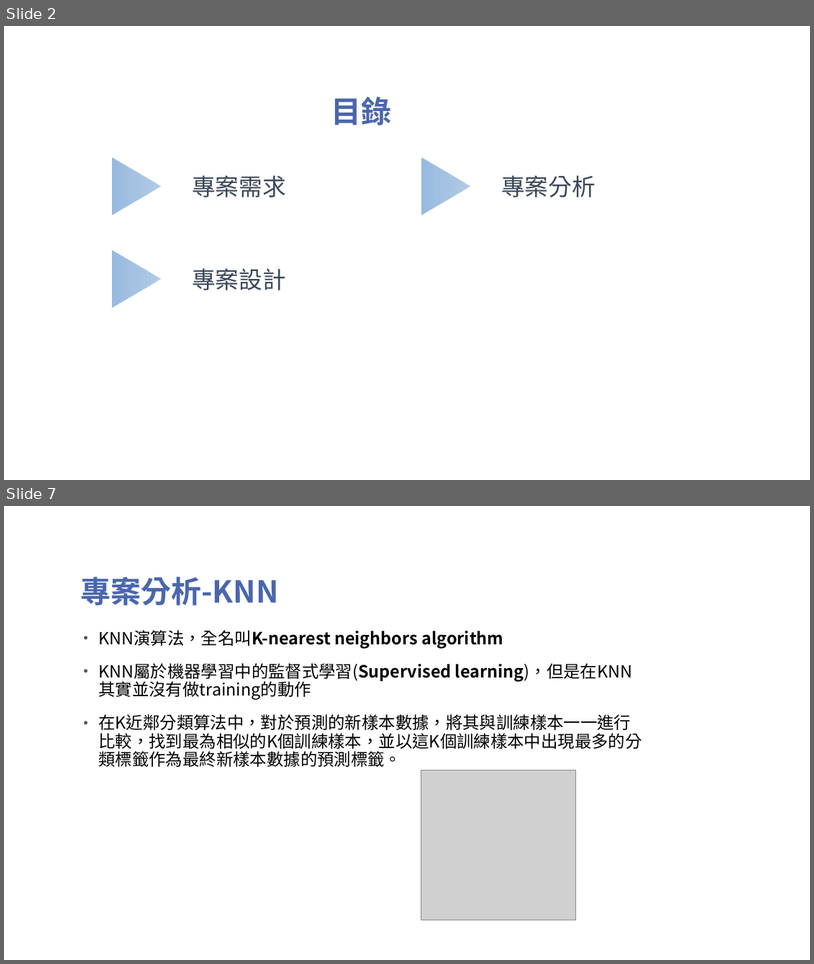
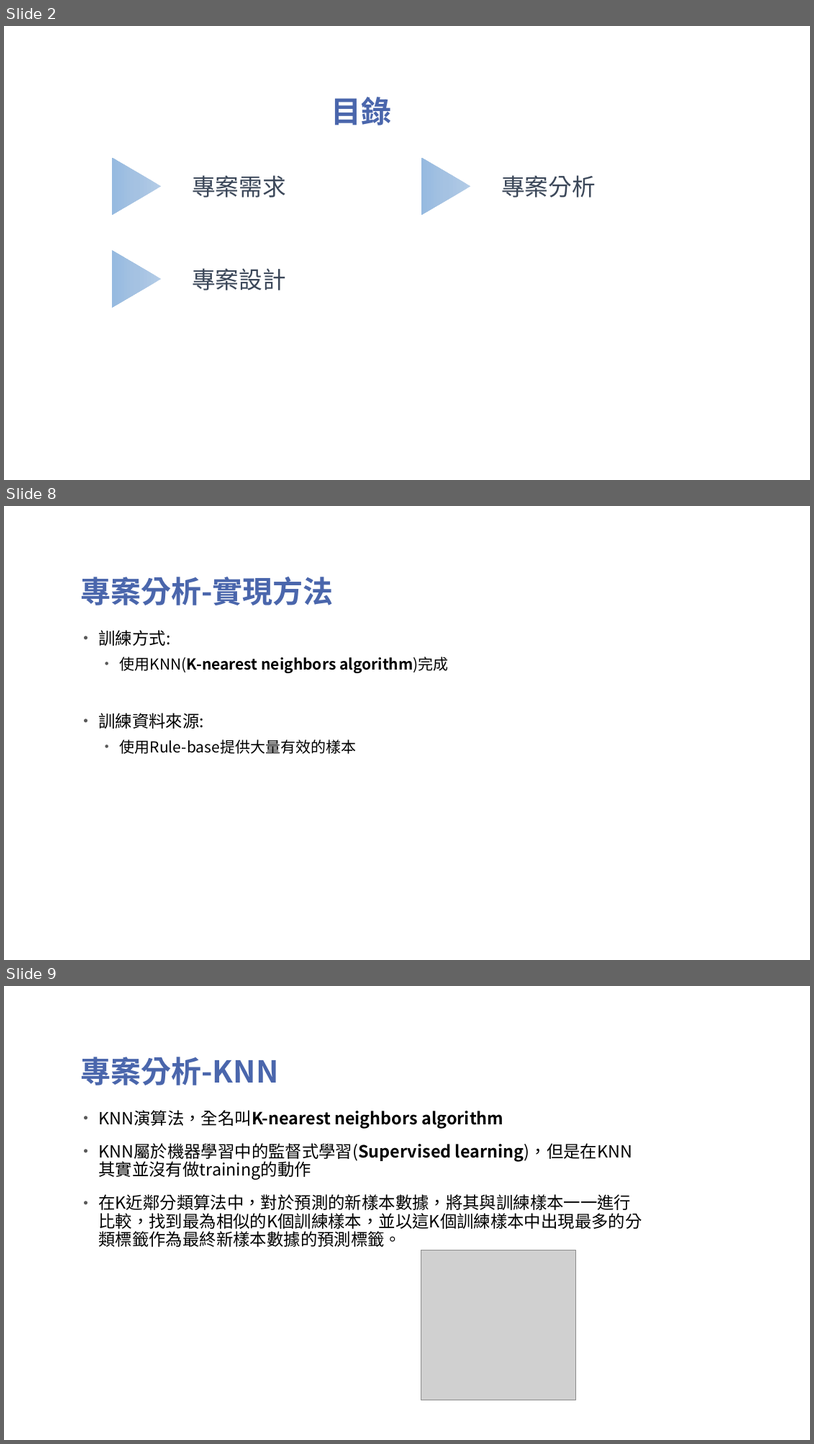
Before and after one commit to TsaiHaoWei/Machine-Learning, a slide deck: Finally project/Pingpong_第六組.pptx. Shown one above the other, each under a label of ours: slides 2 and 7 before the commit, slides 2, 8 and 9 after it; the slides between them are not shown. The pictures are 814x964 and 814x1444 pixels, drawn with LibreOffice and Linux fonts; fonts in the diff are those of the drawing; grey boxes stand for pictures; background and template pictures are left out. Boxes give left, top, right and bottom in pixels: in the first picture for what was removed or moved away, otherwise in the second. Text is boxed around its words. In the diff, an @@ line names an element or a change of style, - is before the commit and + after.

```diff
--- a/Finally project/Pingpong_第六組.pptx
+++ b/Finally project/Pingpong_第六組.pptx
@@ slide 8 added at <box>4,506,810,960</box>, background picture (left out) @@
@@ title added at <box>80,577,334,605</box>, 36 pt, text #4A66AC, bold @@
+專案分析-實現方法
@@ text added at <box>98,630,449,754</box>, 18 pt, text #000000 @@
+• 訓練方式:
+  • 使用KNN(K-nearest neighbors algorithm)完成
+• 訓練資料來源:
+  • 使用Rule-base提供大量有效的樣本
@@ what was slide 7 is now slide 9 @@
```
Also in this commit, not shown: 4 slides changed, 5 other slides added, 2 slides removed, 3 other files.
